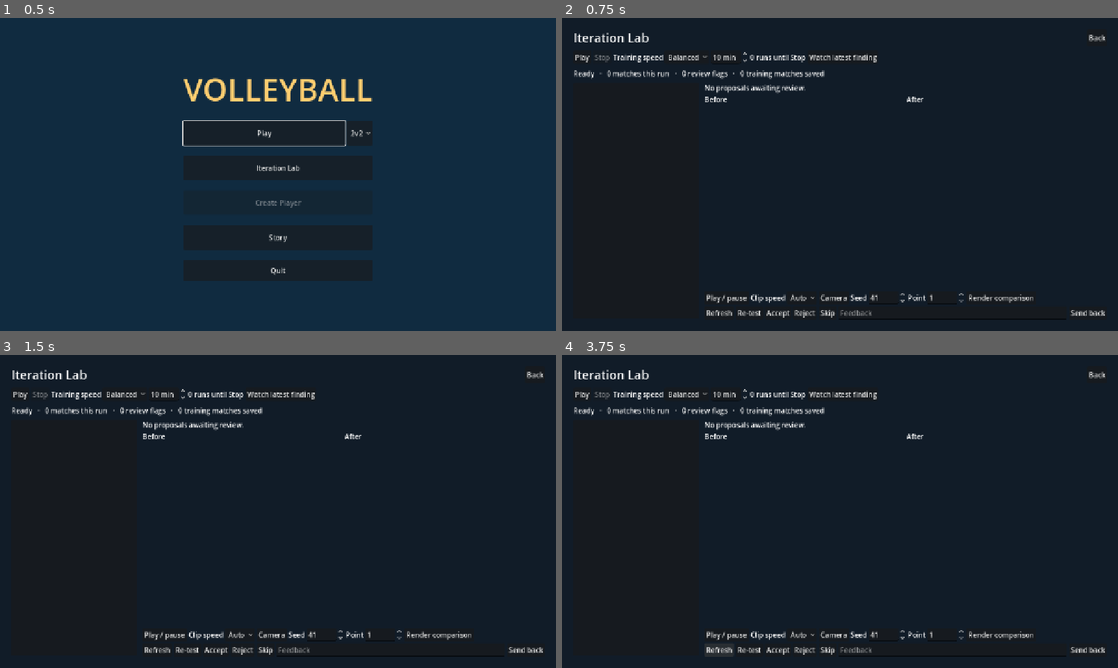
Above: before the commit, frames 1-4 (two rows, left to right).
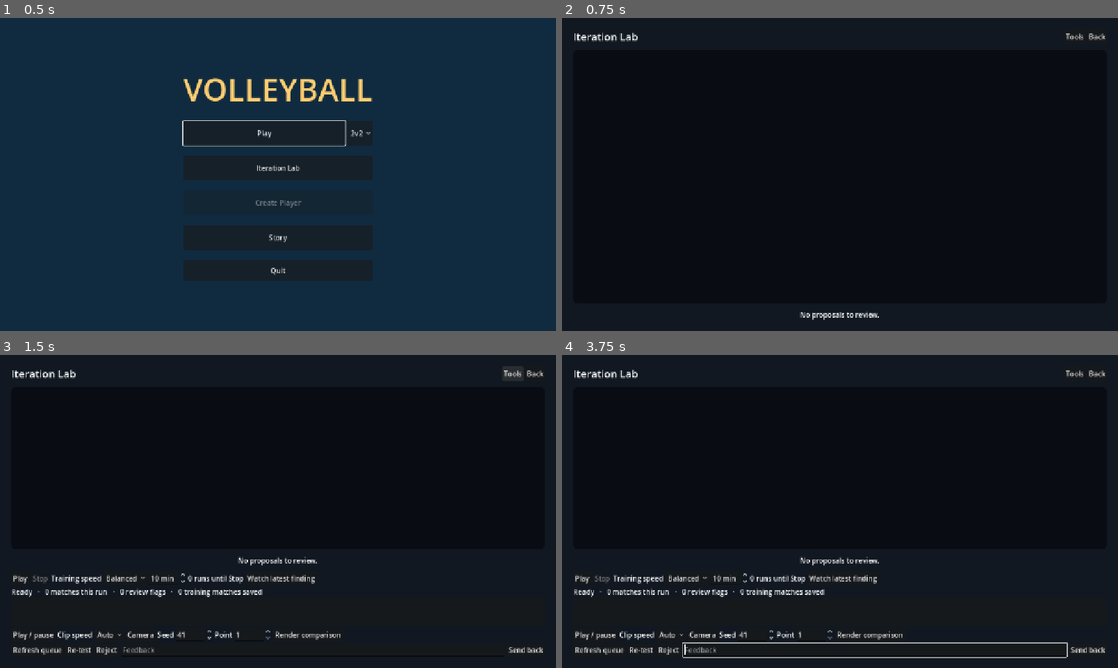
Above: after the commit, the same moments.

Repository: foreandr/volleyball
Game: Godot game, scene res://scenes/main.tscn
Same seed, same stepped clock (60 frames per second), same inputs: the game is played once before the commit and once after it.
Inputs (mouse positions are in pixels of both pictures, inside the frame that each line leads up to):
- Up to frame 1 (0.5 s): no input
- Up to frame 2 (0.75 s): click "Iteration Lab" at 0.5 s
- Up to frame 3 (1.5 s): click (511, 373) at 1.25 s, where only the run after the commit has a clickable "Tools"
- Up to frame 4 (3.75 s): click "Camera" at 2 s; click "Render comparison" at 2.75 s; click (717, 649) at 3.5 s, where only the run before the commit has a clickable "Refresh"

Frame 1 is identical in both runs. In frame 2, 3.2% of the frame differs, in the area x 2-98%, y 4-97%; in frame 3, 4.9%; in frame 4, 5.5%.

Commit message:
Focus Iteration Lab on one autoplaying proposal at a time

Diff:
--- a/scripts/iteration_lab.gd
+++ b/scripts/iteration_lab.gd
@@ -9,12 +9,21 @@
 var proposal_list: ItemList
 var details: Label
 var manifests: Array[Dictionary] = []
-var before_view: TextureRect
-var after_view: TextureRect
+var preview: TextureRect
+var tool_panel: VBoxContainer
+var proposal_title: Label
+var take_label: Label
+var review_controls: HBoxContainer
+var accept: Button
+var take := 1
+var frame_size := Vector2i(320,180)
+var skipped := {}
+var next_id := ""
 var frames: Array[Texture2D] = []
 var playback := false
 var playback_speed := 0.0
 var slow_frames := Vector2i(-1,-1)
+var loop_focus := false
 var frame_duration := 1.0/12.0
 var frame_time := 0.0
 var current_frame := 0
@@ -28,7 +37,7 @@
 
 func _ready() -> void:
 	var background := ColorRect.new()
-	background.color = Color("#111c28")
+	background.color = Color("#111821")
 	background.set_anchors_and_offsets_preset(Control.PRESET_FULL_RECT)
 	add_child(background)
 	var margin := MarginContainer.new()
@@ -36,16 +45,62 @@
 	for edge in ["left","right","top","bottom"]: margin.add_theme_constant_override("margin_"+edge,26)
 	add_child(margin)
 	var layout := VBoxContainer.new()
-	layout.add_theme_constant_override("separation",10)
+	layout.add_theme_constant_override("separation",14)
 	margin.add_child(layout)
 	var header := HBoxContainer.new()
 	layout.add_child(header)
-	var title := label("Iteration Lab",28)
-	title.size_flags_horizontal = Control.SIZE_EXPAND_FILL
-	header.add_child(title)
+	proposal_title = label("Iteration Lab",24)
+	proposal_title.size_flags_horizontal = Control.SIZE_EXPAND_FILL
+	header.add_child(proposal_title)
+	tool_panel = VBoxContainer.new()
+	tool_panel.hide()
+	header.add_child(button("Tools",func(): tool_panel.visible = not tool_panel.visible))
 	header.add_child(button("Back",func(): get_tree().change_scene_to_file("res://scenes/main.tscn")))
+
+	var stage := PanelContainer.new()
+	stage.size_flags_vertical = Control.SIZE_EXPAND_FILL
+	var border := StyleBoxFlat.new()
+	border.bg_color = Color("#090d13")
+	border.set_corner_radius_all(10)
+	border.set_content_margin_all(4)
+	stage.add_theme_stylebox_override("panel",border)
+	layout.add_child(stage)
+	preview = TextureRect.new()
+	preview.expand_mode = TextureRect.EXPAND_IGNORE_SIZE
+	preview.stretch_mode = TextureRect.STRETCH_KEEP_ASPECT_CENTERED
+	stage.add_child(preview)
+
+	review_controls = HBoxContainer.new()
+	review_controls.alignment = BoxContainer.ALIGNMENT_CENTER
+	review_controls.add_theme_constant_override("separation",10)
+	layout.add_child(review_controls)
+	var left := button("‹",set_take.bind(0))
+	left.tooltip_text = "Original (Left arrow)"
+	left.custom_minimum_size = Vector2(42,38)
+	review_controls.add_child(left)
+	take_label = label("Proposed",16)
+	take_label.custom_minimum_size.x = 78
+	take_label.horizontal_alignment = HORIZONTAL_ALIGNMENT_CENTER
+	review_controls.add_child(take_label)
+	var right := button("›",set_take.bind(1))
+	right.tooltip_text = "Proposed (Right arrow)"
+	right.custom_minimum_size = Vector2(42,38)
+	review_controls.add_child(right)
+	accept = button("Accept",decide.bind("Accept"))
+	accept.custom_minimum_size = Vector2(100,38)
+	accept.add_theme_color_override("font_color",Color("#a3e7c9"))
+	review_controls.add_child(accept)
+	var skip_button := button("Skip",skip)
+	skip_button.custom_minimum_size = Vector2(76,38)
+	review_controls.add_child(skip_button)
+	details = label("",16)
+	details.horizontal_alignment = HORIZONTAL_ALIGNMENT_CENTER
+	details.autowrap_mode = TextServer.AUTOWRAP_WORD_SMART
+	layout.add_child(details)
+	layout.add_child(tool_panel)
+
 	var controls := HBoxContainer.new()
-	layout.add_child(controls)
+	tool_panel.add_child(controls)
 	play = button("Play",start_run)
 	stop = button("Stop",stop_run)
 	controls.add_child(play)
@@ -57,27 +112,13 @@
 	controls.add_child(label("0 runs until Stop",16))
 	controls.add_child(button("Watch latest finding",watch_latest))
 	status = label("",16)
-	layout.add_child(status)
-	var row := HSplitContainer.new()
-	row.size_flags_vertical = Control.SIZE_EXPAND_FILL
-	layout.add_child(row)
+	tool_panel.add_child(status)
 	proposal_list = ItemList.new()
-	proposal_list.custom_minimum_size.x = 290
+	proposal_list.custom_minimum_size.y = 64
 	proposal_list.item_selected.connect(select_proposal)
-	row.add_child(proposal_list)
-	var review := VBoxContainer.new()
-	review.size_flags_horizontal = Control.SIZE_EXPAND_FILL
-	row.add_child(review)
-	details = label("",16)
-	details.autowrap_mode = TextServer.AUTOWRAP_WORD_SMART
-	review.add_child(details)
-	var images := HBoxContainer.new()
-	images.size_flags_vertical = Control.SIZE_EXPAND_FILL
-	review.add_child(images)
-	before_view = view_column(images,"Before")
-	after_view = view_column(images,"After")
+	tool_panel.add_child(proposal_list)
 	var timeline := HBoxContainer.new()
-	review.add_child(timeline)
+	tool_panel.add_child(timeline)
 	timeline.add_child(button("Play / pause",func(): playback = not playback))
 	timeline.add_child(label("Clip speed",16))
 	var speed := OptionButton.new()
@@ -95,12 +136,10 @@
 	timeline.add_child(point_input)
 	timeline.add_child(button("Render comparison",decide.bind("Clip")))
 	var actions := HBoxContainer.new()
-	review.add_child(actions)
-	actions.add_child(button("Refresh",refresh_proposals))
+	tool_panel.add_child(actions)
+	actions.add_child(button("Refresh queue",func(): skipped.clear(); refresh_proposals()))
 	actions.add_child(button("Re-test",decide.bind("Review")))
-	actions.add_child(button("Accept",decide.bind("Accept")))
 	actions.add_child(button("Reject",decide.bind("Reject")))
-	actions.add_child(button("Skip",skip))
 	note = LineEdit.new()
 	note.placeholder_text = "Feedback"
 	note.size_flags_horizontal = Control.SIZE_EXPAND_FILL
@@ -129,18 +168,6 @@
 	item.pressed.connect(action)
 	return item
 
-func view_column(parent: Node, caption: String) -> TextureRect:
-	var column := VBoxContainer.new()
-	column.size_flags_horizontal = Control.SIZE_EXPAND_FILL
-	parent.add_child(column)
-	column.add_child(label(caption,16))
-	var preview := TextureRect.new()
-	preview.size_flags_vertical = Control.SIZE_EXPAND_FILL
-	preview.expand_mode = TextureRect.EXPAND_IGNORE_SIZE
-	preview.stretch_mode = TextureRect.STRETCH_KEEP_ASPECT_CENTERED
-	column.add_child(preview)
-	return preview
-
 func _process(delta: float) -> void:
 	clock += delta
 	if clock >= 0.8:
@@ -149,13 +176,17 @@
 	if playback and frames.size() == 2: advance_clip(delta)
 
 func advance_clip(delta: float) -> void:
-	var count := frames[0].get_width()/320
-	var next := current_frame
+	var last := frames[0].get_width()/frame_size.x-1
+	var first := 0
+	if playback_speed == 0.0 and loop_focus and slow_frames.x >= 0:
+		first = slow_frames.x
+		last = slow_frames.y
+	var next := clampi(current_frame,first,last)
 	frame_time += delta
 	var duration_ := clip_frame_duration(next)
 	while frame_time >= duration_:
 		frame_time -= duration_
-		next = (next+1)%count
+		next = first if next >= last else next+1
 		duration_ = clip_frame_duration(next)
 	if current_frame != next: show_frame(next)
 
@@ -175,9 +206,9 @@
 		state,int(data.get("matches",0)),int(data.get("observations",0)),int(learned.get("matches",0))]
 	if review_pid > 0 and not OS.is_process_running(review_pid):
 		review_pid = -1
-		var message := FileAccess.get_file_as_string(result_log).strip_edges() if FileAccess.file_exists(result_log) else "Review tool did not return a result."
+		var message := FileAccess.get_file_as_string(result_log).strip_edges() if FileAccess.file_exists(result_log) else "Error: Review tool did not return a result."
 		refresh_proposals()
-		details.text = message
+		if message.begins_with("Error:"): details.text = message.get_slice("\n",0)
 
 func start_run() -> void:
 	if StorySession.iteration_run.start(int(duration.value)): refresh_status()
@@ -226,20 +257,24 @@
 	proposal_list.clear()
 	manifests.clear()
 	frames.clear()
-	before_view.texture = null
-	after_view.texture = null
-	details.text = "No proposals awaiting review."
+	preview.texture = null
+	proposal_title.text = "Iteration Lab"
+	review_controls.hide()
+	details.text = "No proposals to review."
 	var root := ProjectSettings.globalize_path("res://work/iterations")
 	if not DirAccess.dir_exists_absolute(root): return
-	var selected := 0
+	var selected := -1
+	var next_index := 0
 	for id in DirAccess.get_directories_at(root):
 		var manifest := Policy.read_json(root.path_join(id).path_join("proposal.json"))
-		if manifest.get("status","") != "pending": continue
+		if manifest.get("status","") != "pending" or skipped.has(id): continue
 		manifest["directory"] = root.path_join(id)
 		if id == selected_id: selected = manifests.size()
+		if id == next_id: next_index = manifests.size()
 		manifests.append(manifest)
 		proposal_list.add_item(str(manifest.get("title",id)))
 	if not manifests.is_empty():
+		if selected < 0: selected = next_index
 		proposal_list.select(selected)
 		select_proposal(selected)
 
@@ -248,12 +283,17 @@
 	selected_id = str(entry.id)
 	frames.clear()
 	playback = false
-	before_view.texture = null
-	after_view.texture = null
-	details.text = str(entry.get("note",""))
+	preview.texture = null
+	proposal_title.text = str(entry.get("short_title",entry.get("title",selected_id)))
+	details.text = ""
+	review_controls.show()
+	accept.disabled = review_pid > 0
+	take = 1
+	take_label.text = "Proposed"
+	view_index = 0
 	var root := str(entry.directory).path_join("clips").path_join(str(entry.candidate).left(12))
 	if not DirAccess.dir_exists_absolute(root):
-		details.text += "\nChoose a seed and point to render a comparison."
+		details.text = "No preview yet. Render it from Tools."
 		return
 	var clips := DirAccess.get_directories_at(root)
 	var requested := "seed-%d-point-%d" % [int(seed_input.value),int(point_input.value)]
@@ -267,41 +307,60 @@
 			for directory in [before,after]:
 				var sample := Image.load_from_file(directory.path_join(filename))
 				if not sample.is_empty(): frames.append(ImageTexture.create_from_image(sample))
-			if frames.size() == 2:
+			if frames.size() == 2 and frames[0].get_size() == frames[1].get_size():
 				var settings := Policy.read_json(root.path_join(clip).path_join("clip.json"))
-				var count := frames[0].get_width()/320
+				frame_size = Vector2i(clampi(int(settings.get("frame_width",320)),1,frames[0].get_width()),frames[0].get_height()/2)
+				var count := frames[0].get_width()/frame_size.x
 				frame_duration = clampf(float(settings.get("frame_seconds",1.0/12.0 if count >= 24 else 0.16)),0.01,1.0)
-				slow_frames = Vector2i(int(settings.get("slow_first",-1)),int(settings.get("slow_last",-1)))
+				slow_frames = Vector2i(clampi(int(settings.get("slow_first",-1)),-1,count-1),clampi(int(settings.get("slow_last",-1)),-1,count-1))
+				if slow_frames.y < slow_frames.x: slow_frames = Vector2i(-1,-1)
+				loop_focus = bool(settings.get("loop_focus",false))
 				frame_time = 0.0
-				show_frame(0)
+				playback = true
+				show_frame(maxi(0,slow_frames.x) if loop_focus and playback_speed == 0.0 else 0)
 				return
 			frames.clear()
-	details.text += "\nChoose a seed and point to render a comparison."
+	details.text = "No preview yet. Render it from Tools."
 
 func show_frame(index: int) -> void:
 	current_frame = index
-	for view in 2:
-		var source := frames[view]
-		var atlas := AtlasTexture.new()
-		atlas.atlas = source
-		atlas.region = Rect2(index*320,view_index*180,320,180)
-		if view == 0: before_view.texture = atlas
-		else: after_view.texture = atlas
+	var atlas := AtlasTexture.new()
+	atlas.atlas = frames[take]
+	atlas.region = Rect2(index*frame_size.x,view_index*frame_size.y,frame_size.x,frame_size.y)
+	preview.texture = atlas
+
+func set_take(index: int) -> void:
+	take = index
+	take_label.text = "Original" if index == 0 else "Proposed"
+	if frames.size() == 2: show_frame(current_frame)
+
+func _input(event: InputEvent) -> void:
+	if not review_controls.visible or tool_panel.visible or not event is InputEventKey or not event.pressed: return
+	match event.keycode:
+		KEY_LEFT: set_take(0)
+		KEY_RIGHT: set_take(1)
+		_: return
+	get_viewport().set_input_as_handled()
 
 func toggle_camera() -> void:
 	view_index = 1-view_index
 	if frames.size() == 2: show_frame(current_frame)
 
 func skip() -> void:
+	if manifests.is_empty() or review_pid > 0: return
+	queue_next()
+	skipped[selected_id] = true
+	refresh_proposals()
+
+func queue_next() -> void:
 	var selection := proposal_list.get_selected_items()
-	if selection.is_empty() or manifests.is_empty(): return
-	var next := (selection[0]+1)%manifests.size()
-	proposal_list.select(next)
-	select_proposal(next)
+	if not selection.is_empty():
+		next_id = str(manifests[(selection[0]+1)%manifests.size()].id)
 
 func decide(action: String) -> void:
 	var selection := proposal_list.get_selected_items()
 	if selection.is_empty() or review_pid > 0: return
+	if action in ["Accept","Reject"]: queue_next()
 	var entry := manifests[selection[0]]
 	var script := ProjectSettings.globalize_path("res://tools/iterate.ps1")
 	DirAccess.make_dir_recursive_absolute(ProjectSettings.globalize_path(Policy.DIRECTORY))
@@ -310,4 +369,5 @@
 	var feedback := Marshalls.utf8_to_base64(note.text)
 	review_pid = OS.create_process("pwsh.exe",["-NoProfile","-WindowStyle","Hidden","-File",wrapper,
 		script,action,str(entry.id),result_log,str(int(seed_input.value)),str(int(point_input.value)),feedback if not feedback.is_empty() else "-"])
+	accept.disabled = review_pid > 0
 	details.text = "Could not open the review tool." if review_pid < 0 else "Working…"
Not shown, changed: tools/iteration_decision.ps1
